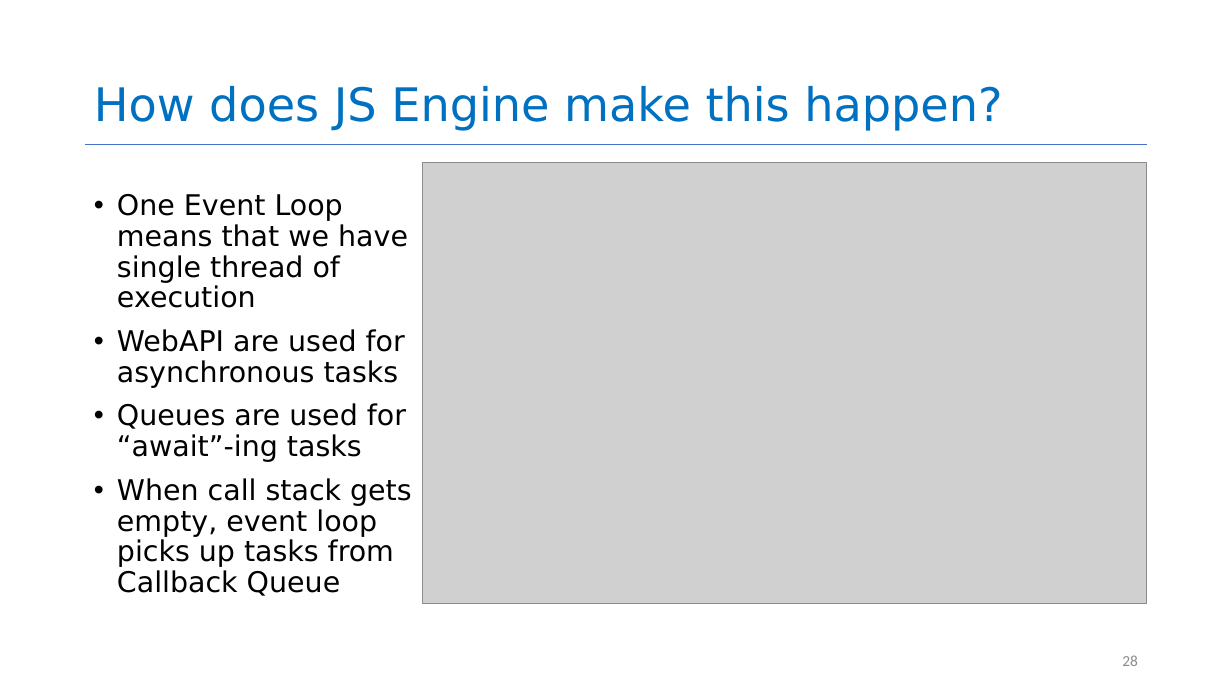
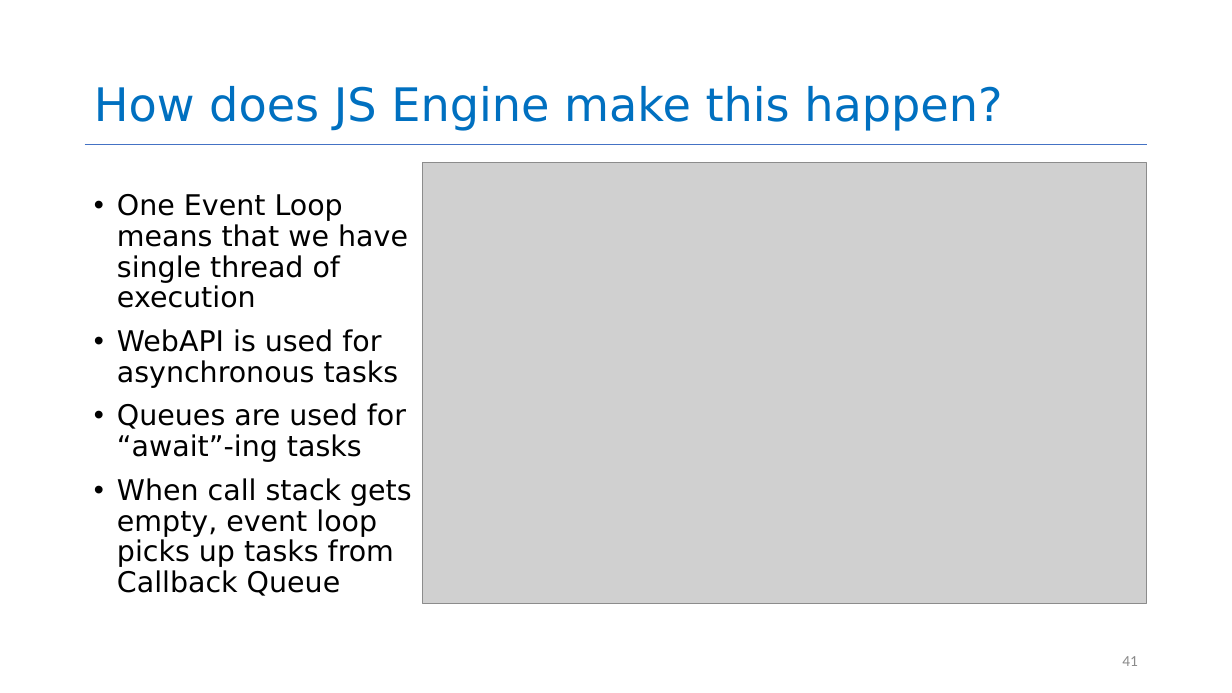
Before and after one commit to neu-se/CS4530-Spring-2026, a slide deck: slide 41 of Slides/Module 09 Concurrency Patterns in Typescript.pptx (slide 28 before the commit). Drawn at 1232x693 pixels with LibreOffice and Linux fonts; fonts in the diff are those of the drawing; grey boxes stand for pictures. Boxes give left, top, right and bottom in pixels: in the first picture for what was removed or moved away, otherwise in the second. Text is boxed around its words. In the diff, an @@ line names an element or a change of style, - is before the commit and + after.

```diff
--- a/Slides/Module 09 Concurrency Patterns in Typescript.pptx
+++ b/Slides/Module 09 Concurrency Patterns in Typescript.pptx
@@ text at [117,329,399,388]: text changed @@
-• WebAPI are used for asynchronous tasks
+• WebAPI is used for asynchronous tasks
@@ page number at [1122,656,1138,666]: text changed @@
-28
+41
```
Also in this commit, not shown: 12 other slides changed, 26 slides added, 12 slides removed, 1 other file.
